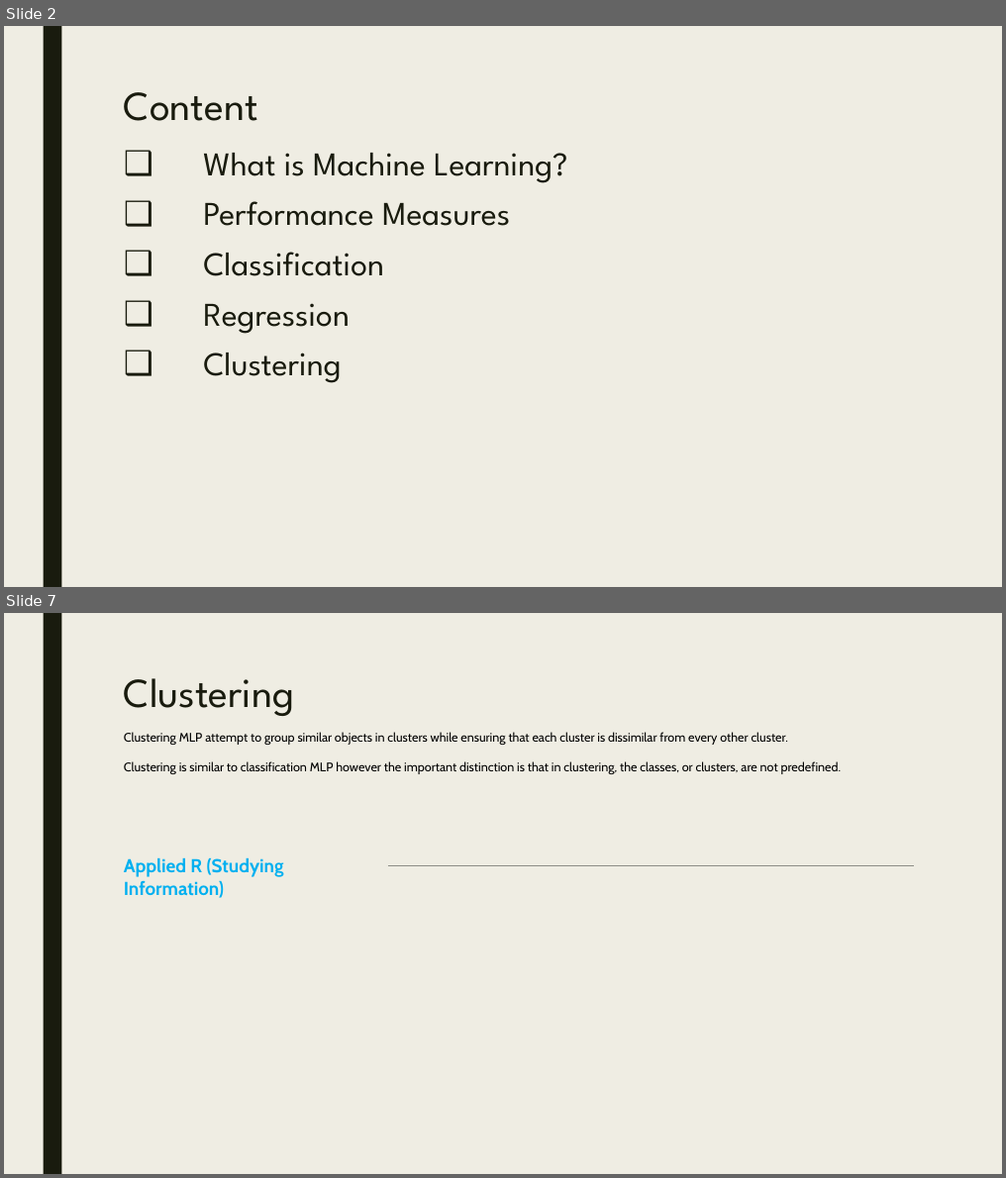
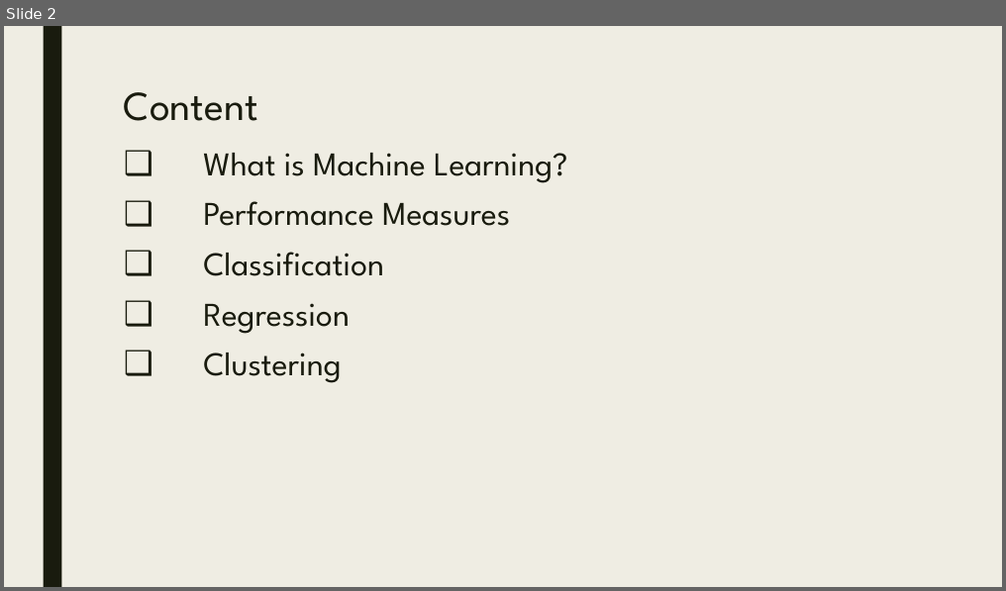
Before and after one commit to parcap/business-education, a slide deck: Introduction-to-Machine-Learning/Introduction to Machine Learning.pptx. Shown one above the other, each under a label of ours: slides 2 and 7 before the commit, slide 2 after it; the slides between them are not shown. The pictures are 1006x1178 and 1006x591 pixels, drawn with LibreOffice and Linux fonts; fonts in the diff are those of the drawing. Boxes give left, top, right and bottom in pixels: in the first picture for what was removed or moved away, otherwise in the second. Text is boxed around its words. In the diff, an @@ line names an element or a change of style, - is before the commit and + after.

```diff
--- a/Introduction-to-Machine-Learning/Introduction to Machine Learning.pptx
+++ b/Introduction-to-Machine-Learning/Introduction to Machine Learning.pptx
@@ slide 7 removed at (4,613,1002,1174), background #EFEDE3; not listed: 1 template element that a slide beside it also shows @@
@@ title removed at (124,678,294,716) @@
-Clustering
@@ text removed at (124,732,842,774) @@
-Clustering MLP attempt to group similar objects in clusters while ensuring that each cluster is dissimilar from every other cluster.
-Clustering is similar to classification MLP however the important distinction is that in clustering, the classes, or clusters, are not predefined.
@@ text removed at (124,858,284,898) @@
-Applied R (Studying Information)
@@ line removed from (388, 866) to (915, 866) @@
```
Also in this commit, not shown: 1 slide changed, 3 other slides removed, 5 other files.
